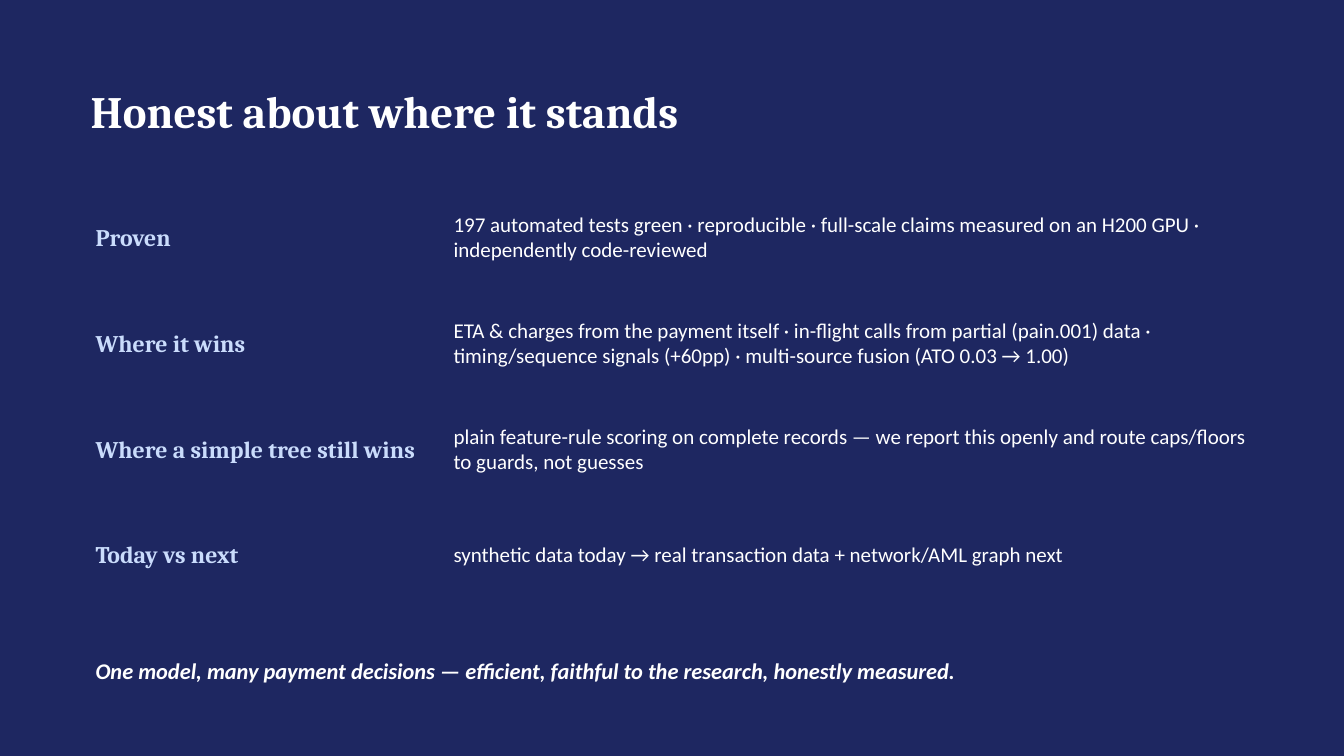
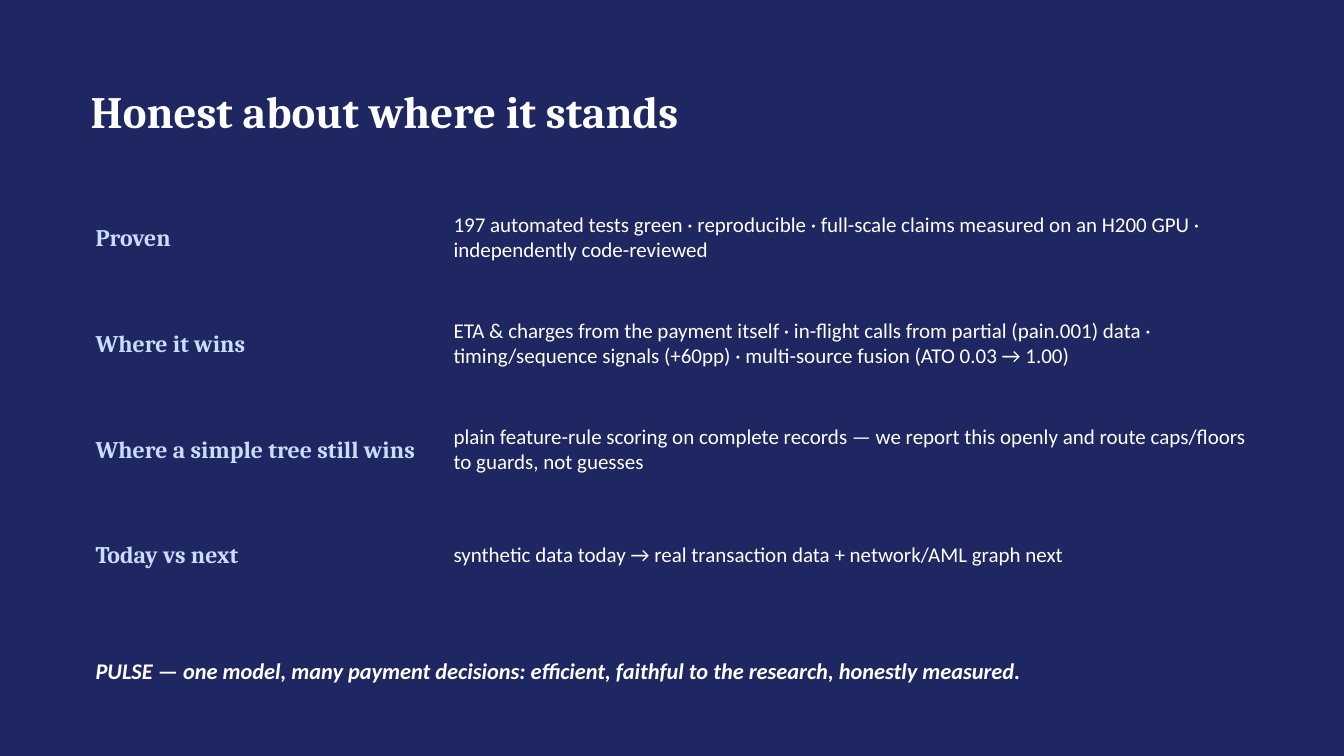
Before and after one commit to Bratz/txn-repr-poc, a slide deck: slide 12 of docs/txn_repr_evidence.pptx. Drawn at 1344x756 pixels with LibreOffice and Linux fonts; fonts in the diff are those of the drawing. Boxes give left, top, right and bottom in pixels: in the first picture for what was removed or moved away, otherwise in the second. Text is boxed around its words. In the diff, an @@ line names an element or a change of style, - is before the commit and + after.

```diff
--- a/docs/txn_repr_evidence.pptx
+++ b/docs/txn_repr_evidence.pptx
@@ text at <box>96,663,1020,683</box>: text changed @@
-One model, many payment decisions — efficient, faithful to the research, honestly measured.
+PULSE — one model, many payment decisions: efficient, faithful to the research, honestly measured.
```
Also in this commit, not shown: 1 other slide changed, 1 other file.
